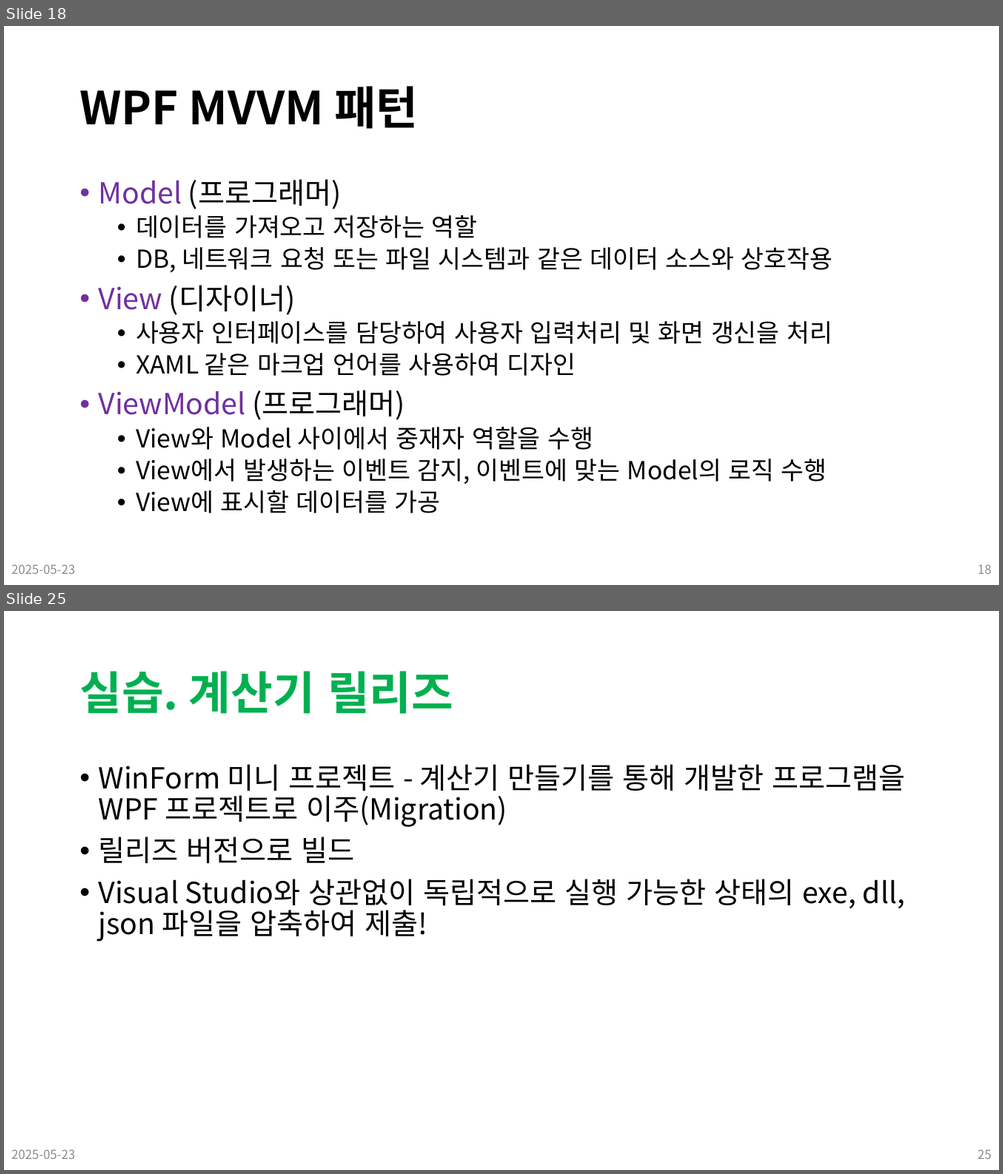
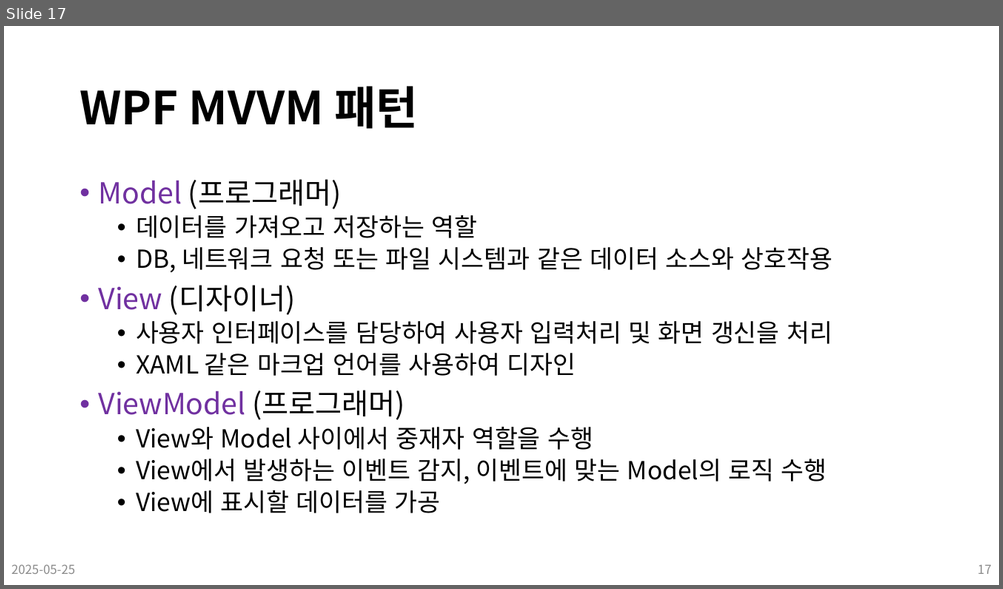
Before and after one commit to Leader-Lesson/KDT_SF_Short_5th, a slide deck: material/19_CSharp_WPF (디자인 패턴).pptx. Shown one above the other, each under a label of ours: slides 18 and 25 before the commit, slide 17 after it; the slides between them are not shown. The pictures are 1003x1174 and 1003x589 pixels, drawn with LibreOffice and Linux fonts; fonts in the diff are those of the drawing; background and template pictures are left out. Boxes give left, top, right and bottom in pixels: in the first picture for what was removed or moved away, otherwise in the second. Text is boxed around its words. In the diff, an @@ line names an element or a change of style, - is before the commit and + after.

```diff
--- a/material/19_CSharp_WPF (디자인 패턴).pptx
+++ b/material/19_CSharp_WPF (디자인 패턴).pptx
@@ slide 25 removed at [4,611,999,1170], background #FFFFFF @@
@@ title removed at [79,671,453,714] @@
-실습. 계산기 릴리즈
@@ text removed at [99,764,905,942] @@
-• WinForm 미니 프로젝트 - 계산기 만들기를 통해 개발한 프로그램을 WPF 프로젝트로 이주(Migration)
-• 릴리즈 버전으로 빌드
-• Visual Studio와 상관없이 독립적으로 실행 가능한 상태의 exe, dll, json 파일을 압축하여 제출!
@@ text removed at [11,1150,75,1159] @@
-2025-05-23
@@ page number removed at [977,1150,991,1159] @@
-25
@@ what was slide 18 is now slide 17 @@
@@ slide 17 changed as well @@
@@ text at [11,565,75,574]: text changed @@
-2025-05-23
+2025-05-25
@@ page number at [977,565,991,574]: text changed @@
-18
+17
```
Also in this commit, not shown: 17 other slides changed, 7 other slides removed, 8 other files.
